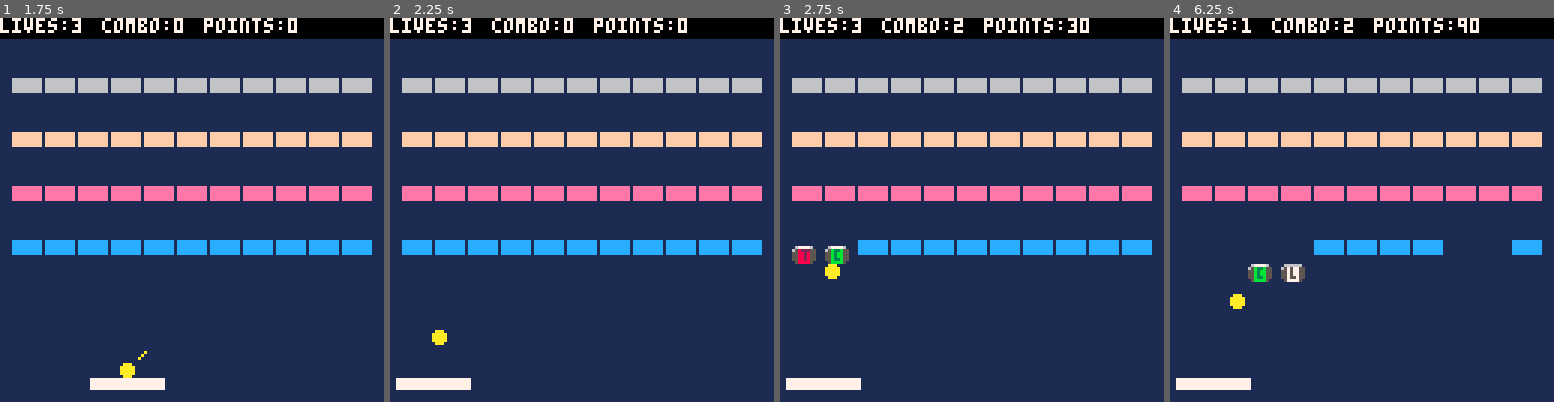
Above: before the commit, frames 1-4 (left to right).
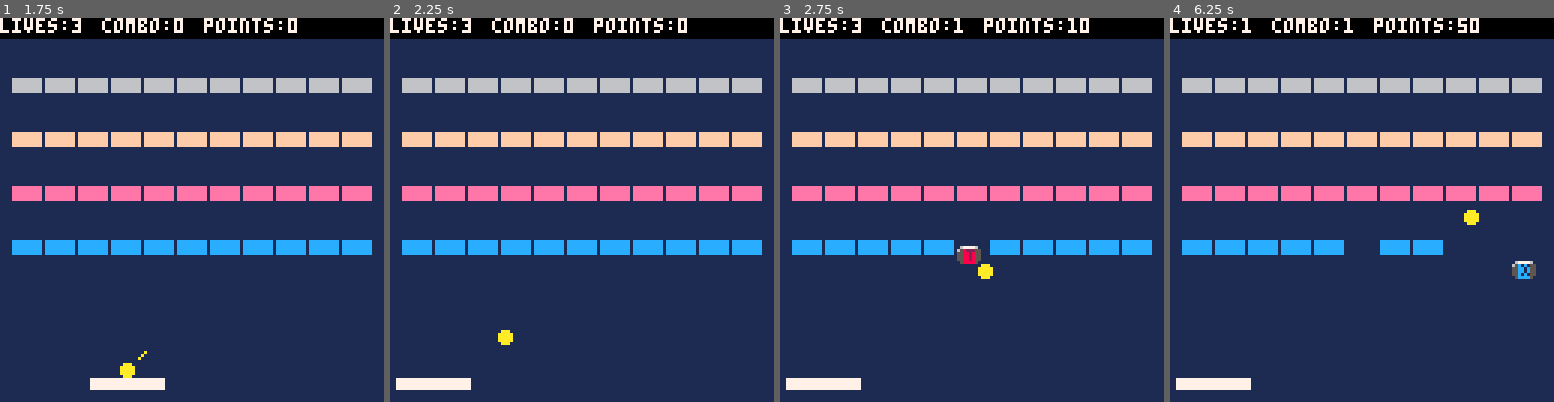
Above: after the commit, the same moments.

Repository: CaseyNord/Pico-8-Hero
Game: PICO-8 cartridge mybreakout.p8
The game is run twice, just before and just after one commit, with the same random seed, the same clock (stepped at 60 frames per second) and the same inputs.
Inputs:
- Up to frame 1 (1.75 s): tap X (X key) at 1.07 s
- Up to frame 2 (2.25 s): hold Left from 1.97 s (still down); tap X (X key) at 2.07 s
- Up to frame 3 (2.75 s): release Left at 2.37 s; tap X (X key) at 2.4, 2.73 s
- Up to frame 4 (6.25 s): hold Right 2.87-3.53 s; tap X (X key) every 0.33 s from 3.07 to 6.07 s; hold Right 4.13-4.53 s; hold Left 5.13-5.8 s; hold Left from 6.23 s (still down)

Frame 1 is identical in both runs. In frame 2, 0.3% of the frame differs, in the area x 10-33%, y 81-86%; in frame 3, 1.7%; in frame 4, 2.9%, in the area x 3-97%, y 0-76%.

Commit message:
Refactored balls to be "objects"

Diff:
--- a/mybreakout.p8
+++ b/mybreakout.p8
@@ -26,11 +26,13 @@
 	cls()
 
 	ball =	{
+		--[[ delete
 		x = 1,
 		y = 40,
 		dx, --initialized in serveball()
 		dy, --initialized in serveball()
 		angle = 1,
+		]]
 		radius = 2,
 		colour = 10
 	}
@@ -213,120 +215,8 @@
 	--stop paddle at screen edge
  	paddle.x =	mid(2,paddle.x,125-paddle.width)
 
-	--stick ball to paddle
-	if paddle.sticky then
-		ball.x = paddle.x + stickyx
-		ball.y = paddle.y - ball.radius - 1
-	else
-		--regular ball physics/slowdown powerup
-		if powerup.kind == 1 then
-			nextx = ball.x + (ball.dx / 2)
-			nexty = ball.y + (ball.dy / 2)
-		else
-			nextx = ball.x + ball.dx
-			nexty = ball.y + ball.dy
-		end
-
-		--check walls
-		if nextx > playarea.right or nextx < playarea.left then
-			nextx = mid(playarea.left,nextx,playarea.right)
-			ball.dx = -ball.dx
-		sfx(01)
-		end
-		--check ceiling
-		if nexty < playarea.ceiling then
-			nexty = mid(playarea.ceiling,nexty,playarea.floor)
-			ball.dy = -ball.dy
-		sfx(01)
-		end
-
-		--checks for paddle collision
-		if hitbox(nextx,nexty,paddle.x,paddle.y,paddle.width,paddle.height) then
-			--find out which direction to deflect
-			if deflection(ball.x,ball.y,ball.dx,ball.dy,paddle.x,paddle.y,paddle.width,paddle.height) then
-				--ball hits paddle on the side
-				ball.dx = -ball.dx
-				--resets ball position to edge of paddle on collision to prevent strange behavior
-				if ball.x < paddle.x+paddle.width/2 then
-					--left
-					nextx = paddle.x - ball.radius
-				else
-					--right
-					nextx = paddle.x + paddle.width + ball.radius
-				end
-			else
-				--ball hits paddle on the top/bottom
-				ball.dy = -ball.dy
-				--sets ball to top of paddle to prevent it getting stuck inside
-				if ball.y > paddle.y then
-					--bottom
-					nexty = paddle.y + paddle.height + ball.radius
-				else
-					--top
-					nexty = paddle.y - ball.radius
-					--change angle
-					if abs(paddle.dx) > 2 then
-						if sign(paddle.dx) == sign(ball.dx) then
-							--flatten angle
-							setangle(mid(0,ball.angle-1,2))
-						else
-							if ball.angle == 2 then
-								--reverse direction because angle is already increased
-								ball.dx *= -1
-							else
-								--increase angle
-								setangle(mid(0,ball.angle+1,2))
-							end
-						end
-					end
-				end
-			end
-			player.combo = 0 --resets combo when ball hits paddle
-			sfx(01)
-
-			--catch powerup
-			if powerup.kind == 3 and ball.dy < 0 then
-				paddle.sticky = true
-				stickyx = ball.x - paddle.x
-			end
-		end
-
-		--checks for brick collision
-		local brickhit = false --ensures correct reflection when two bricks hit at same time
-
-		for i=1,#brickobj do
-			if brickobj[i].visible and hitbox(nextx,nexty,brickobj[i].x,brickobj[i].y,brick.width,brick.height) then
-				--find out which direction to deflect
-				if not(brickhit) then
-					if powerup.kind == 6 and brickobj[i].kind == "i" or powerup.kind != 6 then
-						--find out which direction to deflect
-						if deflection(ball.x,ball.y,ball.dx,ball.dy,brickobj[i].x,brickobj[i].y,brick.width,brick.height) then
-							ball.dx = -ball.dx
-						else
-							ball.dy = -ball.dy
-						end
-					end
-				end
-				--brick is hit
-				brickhit = true
-				hitbrick(i,true)
-			end
-		end
-
-		--update coordinates to move ball
-		ball.x = nextx
-		ball.y = nexty
-
-		--check floor
-		if nexty > playarea.floor then
-			sfx(00)
-			player.lives -= 1
-			if player.lives < 0 then
-				gameover()
-			else
-				serveball()
-			end
-		end
+	for i=#ballobj,1,-1 do
+		updateball(i)
 	end
 
 	--move pills
@@ -359,12 +249,18 @@
 
 function draw_game()
 	cls(1)
-	circfill(ball.x,ball.y,ball.radius,ball.colour)
+
+	--draw balls
+	for i=1,#ballobj do
+		circfill(ballobj[i].x,ballobj[i].y,ball.radius,ball.colour)
+	end
+
+	--draw paddle
 	rectfill(paddle.x,paddle.y,paddle.x+paddle.width,paddle.y+paddle.height,paddle.colour)
 
 	--serve preview
 	if paddle.sticky then
-		line(ball.x+ball.dx*4,ball.y+ball.dy*4,ball.x+ball.dx*6,ball.y+ball.dy*6,ball.colour)
+		line(ballobj[1].x+ballobj[1].dx*4,ballobj[1].y+ballobj[1].dy*4,ballobj[1].x+ballobj[1].dx*6,ballobj[1].y+ballobj[1].dy*6,ball.colour)
 	end
 
 	--draw bricks
@@ -465,6 +361,125 @@
 		end
 	end
 	return true
+end
+
+function updateball(_i)
+	local _ballobj = ballobj[_i]
+	--stick ball to paddle
+	if paddle.sticky then
+		ballobj[1].x = paddle.x + stickyx
+		ballobj[1].y = paddle.y - ball.radius - 1
+	else
+		--regular ball physics/slowdown powerup
+		if powerup.kind == 1 then
+			nextx = _ballobj.x + (_ballobj.dx / 2)
+			nexty = _ballobj.y + (_ballobj.dy / 2)
+		else
+			nextx = _ballobj.x + _ballobj.dx
+			nexty = _ballobj.y + _ballobj.dy
+		end
+
+		--check walls
+		if nextx > playarea.right or nextx < playarea.left then
+			nextx = mid(playarea.left,nextx,playarea.right)
+			_ballobj.dx = -_ballobj.dx
+		sfx(01)
+		end
+		--check ceiling
+		if nexty < playarea.ceiling then
+			nexty = mid(playarea.ceiling,nexty,playarea.floor)
+			_ballobj.dy = -_ballobj.dy
+		sfx(01)
+		end
+
+		--checks for paddle collision
+		if hitbox(nextx,nexty,paddle.x,paddle.y,paddle.width,paddle.height) then
+			--find out which direction to deflect
+			if deflection(_ballobj.x,_ballobj.y,_ballobj.dx,_ballobj.dy,paddle.x,paddle.y,paddle.width,paddle.height) then
+				--ball hits paddle on the side
+				_ballobj.dx = -_ballobj.dx
+				--resets ball position to edge of paddle on collision to prevent strange behavior
+				if _ballobj.x < paddle.x+paddle.width/2 then
+					--left
+					nextx = paddle.x - ball.radius
+				else
+					--right
+					nextx = paddle.x + paddle.width + ball.radius
+				end
+			else
+				--ball hits paddle on the top/bottom
+				_ballobj.dy = -_ballobj.dy
+				--sets ball to top of paddle to prevent it getting stuck inside
+				if _ballobj.y > paddle.y then
+					--bottom
+					nexty = paddle.y + paddle.height + ball.radius
+				else
+					--top
+					nexty = paddle.y - ball.radius
+					--change angle
+					if abs(paddle.dx) > 2 then
+						if sign(paddle.dx) == sign(_ballobj.dx) then
+							--flatten angle
+							setangle(_ballobj,mid(0,_ballobj.angle-1,2))
+						else
+							if _ballobj.angle == 2 then
+								--reverse direction because angle is already increased
+								_ballobj.dx *= -1
+							else
+								--increase angle
+								setangle(_ballobj,mid(0,_ballobj.angle+1,2))
+							end
+						end
+					end
+				end
+			end
+			player.combo = 0 --resets combo when ball hits paddle
+			sfx(01)
+
+			--catch powerup
+			if powerup.kind == 3 and _ballobj.dy < 0 then
+				paddle.sticky = true
+				stickyx = _ballobj.x - paddle.x
+			end
+		end
+
+		--checks for brick collision
+		local brickhit = false --ensures correct reflection when two bricks hit at same time
+
+		for i=1,#brickobj do
+			if brickobj[i].visible and hitbox(nextx,nexty,brickobj[i].x,brickobj[i].y,brick.width,brick.height) then
+				--find out which direction to deflect
+				if not(brickhit) then
+					if powerup.kind == 6 and brickobj[i].kind == "i" or powerup.kind != 6 then
+						--find out which direction to deflect
+						if deflection(_ballobj.x,_ballobj.y,_ballobj.dx,_ballobj.dy,brickobj[i].x,brickobj[i].y,brick.width,brick.height) then
+							_ballobj.dx = -_ballobj.dx
+						else
+							_ballobj.dy = -_ballobj.dy
+						end
+					end
+				end
+				--brick is hit
+				brickhit = true
+				hitbrick(i,true)
+			end
+		end
+
+		--update coordinates to move ball
+		_ballobj.x = nextx
+		_ballobj.y = nexty
+
+		--check floor
+		if nexty > playarea.floor then
+			sfx(00)
+			player.lives -= 1
+			if player.lives < 0 then
+				gameover()
+			else
+				serveball()
+			end
+		end
+	end
 end
 
 function powerupget(_powerup)
@@ -618,29 +633,50 @@
 	end
 end
 
+function newball()
+	_ball = {}
+	_ball.x = 0
+	_ball.y = 0
+	_ball.dx = 0
+	_ball.dy = 0
+	_ball.angle = 1
+	return _ball
+end
+
 function serveball()
-	stickyx = flr(paddle.width/2)
+	ballobj = {}
+	ballobj[1] = newball()
+	ballobj[1].x = paddle.x+flr(paddle.width/2)
+	ballobj[1].y = paddle.y-ball.radius
+	ballobj[1].dx = 1
+	ballobj[1].dy = -1
+	ballobj[1].angle = 1
+	--[[ delete
 	ball.dx = 1
 	ball.dy = -1
 	ball.angle = 1
+	]]
+
 	paddle.sticky = true
+	stickyx = flr(paddle.width/2)
+
 	player.combo = 0
 	powerup.kind = 0
 	powerup.clock = 0
 	resetpills();
 end
 
-function setangle(_angle)
-	ball.angle = _angle
+function setangle(_ball,_angle)
+	_ball.angle = _angle
 	if _angle == 2 then
-		ball.dx = 0.60*sign(ball.dx)
-		ball.dy = 1.40*sign(ball.dy)
+		_ball.dx = 0.60*sign(_ball.dx)
+		_ball.dy = 1.40*sign(_ball.dy)
 	elseif angle == 0 then
-		ball.dx = 1.40*sign(ball.dx)
-		ball.dy = 0.60*sign(ball.dy)
+		_ball.dx = 1.40*sign(_ball.dx)
+		_ball.dy = 0.60*sign(_ball.dy)
 	else
-		ball.dx = 1*sign(ball.dx)
-		ball.dy = 1*sign(ball.dy)
+		_ball.dx = 1*sign(_ball.dx)
+		_ball.dy = 1*sign(_ball.dy)
 	end
 end
 
